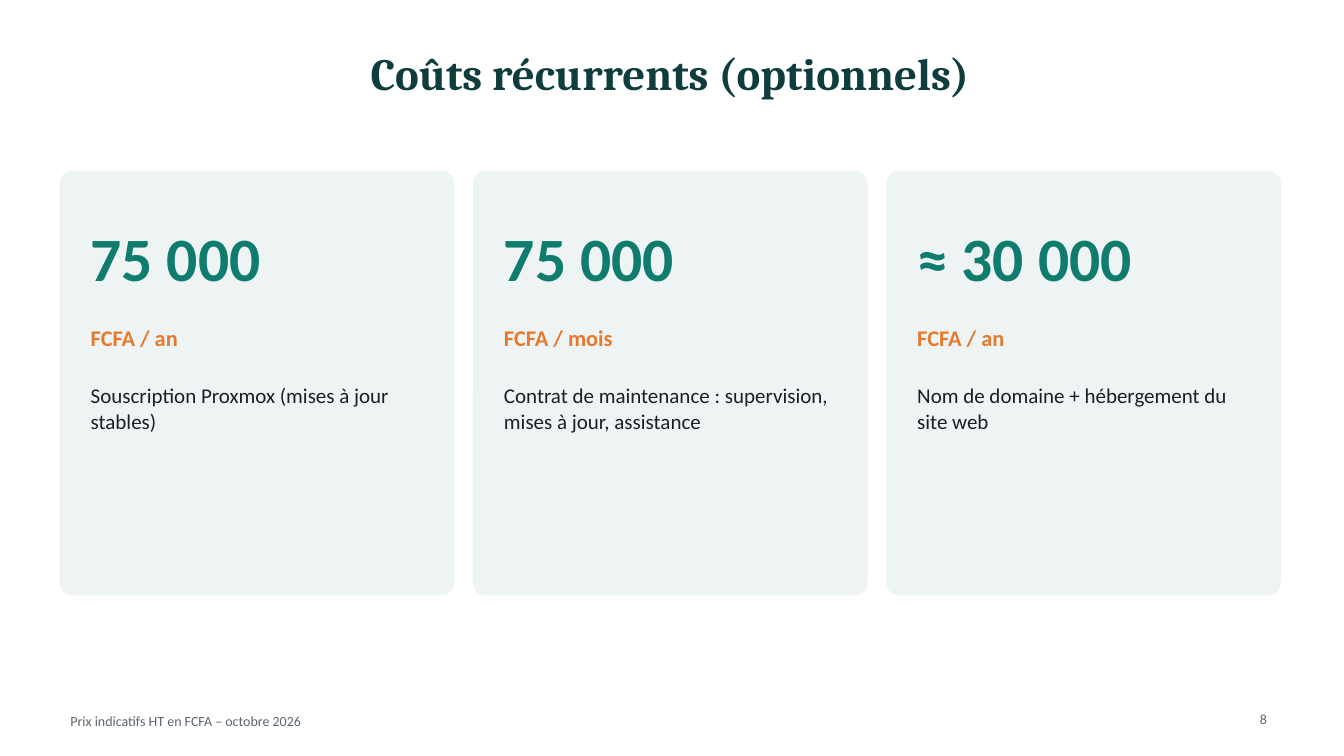
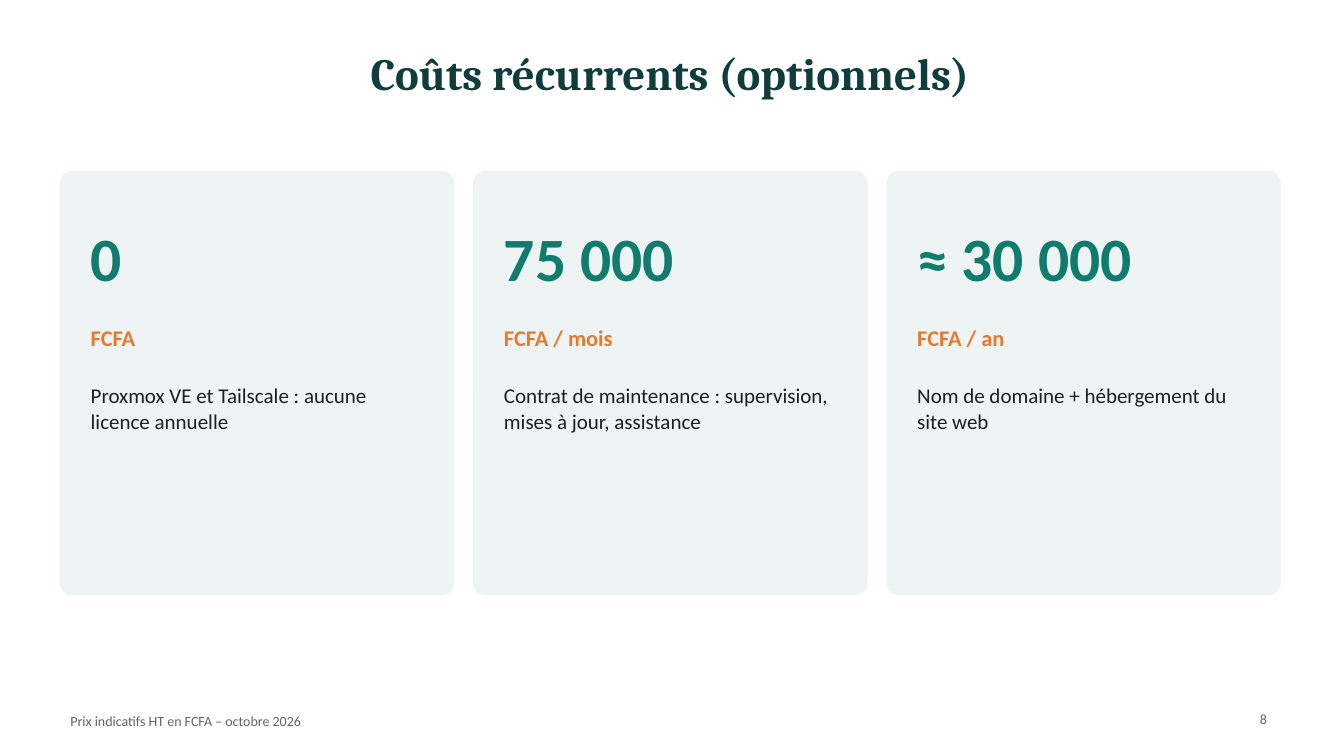
Before and after one commit to meledjearmel/others-documents, a slide deck: slide 8 of proposition-serveur/Proposition_Serveur_Proxmox_WindowsServer.pptx. Drawn at 1344x756 pixels with LibreOffice and Linux fonts; fonts in the diff are those of the drawing. Boxes give left, top, right and bottom in pixels: in the first picture for what was removed or moved away, otherwise in the second. Text is boxed around its words. In the diff, an @@ line names an element or a change of style, - is before the commit and + after.

```diff
--- a/proposition-serveur/Proposition_Serveur_Proxmox_WindowsServer.pptx
+++ b/proposition-serveur/Proposition_Serveur_Proxmox_WindowsServer.pptx
@@ text at (91, 240, 122, 282): text changed @@
-75 000
+0
@@ text at (91, 331, 135, 346): text changed @@
-FCFA / an
+FCFA
@@ text at (91, 388, 366, 429): text changed @@
-Souscription Proxmox (mises à jour stables)
+Proxmox VE et Tailscale : aucune licence annuelle
```
Also in this commit, not shown: 7 other slides changed, 1 slide added, 1 slide removed, 1 other file.
